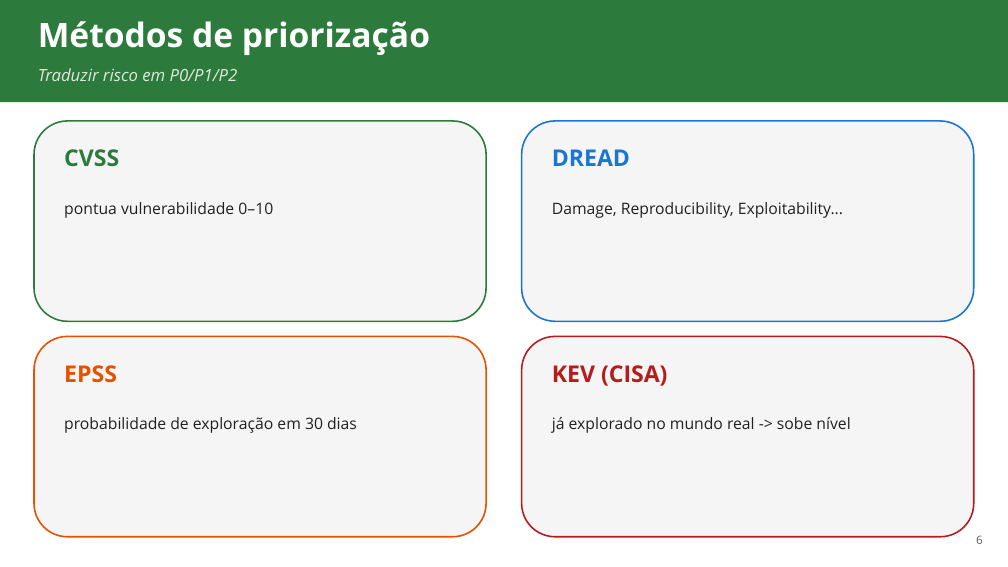
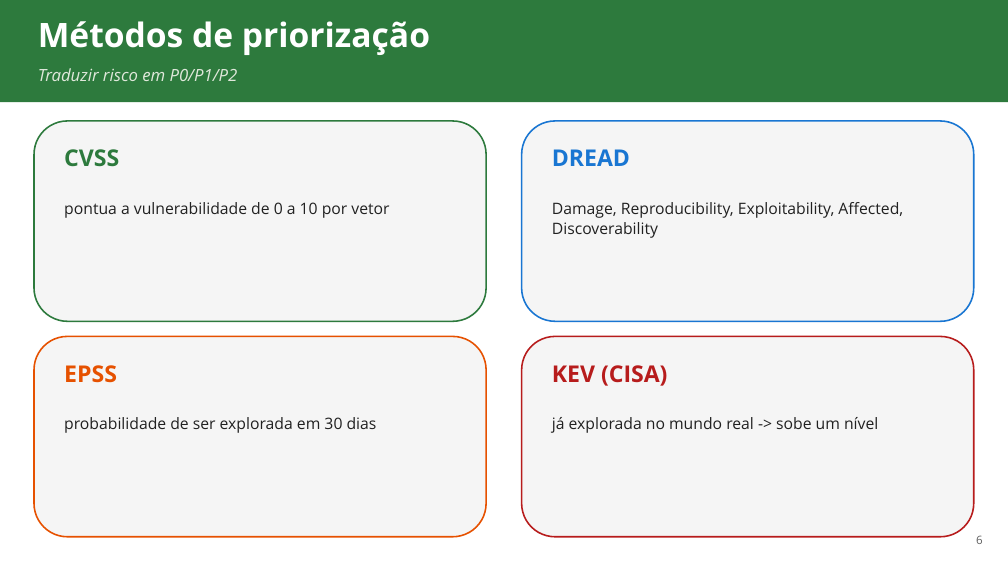
Before and after one commit to ads-sapucaia-ssc/SSC, a slide deck: slide 6 of aulas/aula-05-projeto-seguro.pptx. Drawn at 1008x567 pixels with LibreOffice and Linux fonts; fonts in the diff are those of the drawing. Boxes give left, top, right and bottom in pixels: in the first picture for what was removed or moved away, otherwise in the second. Text is boxed around its words. In the diff, an @@ line names an element or a change of style, - is before the commit and + after.

```diff
--- a/aulas/aula-05-projeto-seguro.pptx
+++ b/aulas/aula-05-projeto-seguro.pptx
@@ text at (64,202,389,218): text changed @@
-pontua vulnerabilidade 0–10
+pontua a vulnerabilidade de 0 a 10 por vetor
@@ text at (552,202,903,238): text changed @@
-Damage, Reproducibility, Exploitability...
+Damage, Reproducibility, Exploitability, Affected, Discoverability
@@ text at (64,417,377,433): text changed @@
-probabilidade de exploração em 30 dias
+probabilidade de ser explorada em 30 dias
@@ text at (552,417,878,433): text changed @@
-já explorado no mundo real -> sobe nível
+já explorada no mundo real -> sobe um nível
```
Also in this commit, not shown: 4 other slides changed, 1 slide added, 10 other files.
